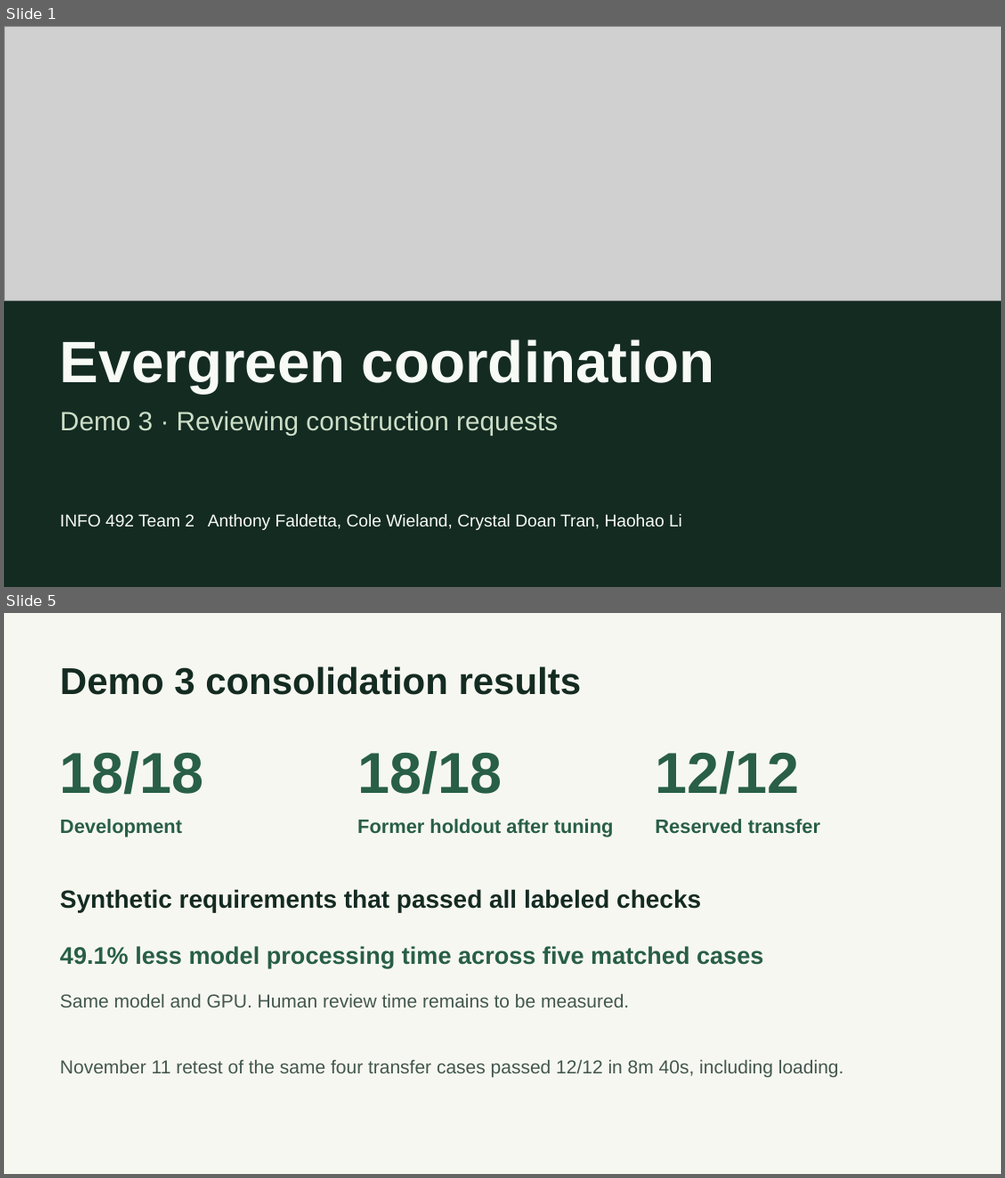
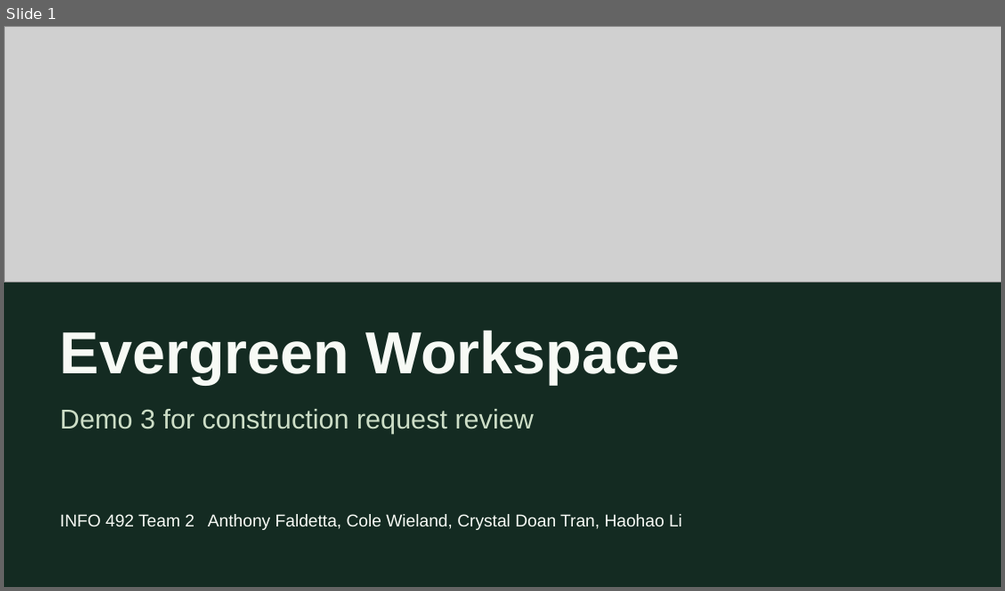
Before and after one commit to AnthonyFald/capstone-grp2, a slide deck: documents/demo-3/Demo 3 Presentation.pptx. Shown one above the other, each under a label of ours: slides 1 and 5 before the commit, slide 1 after it; the slides between them are not shown. The pictures are 1005x1178 and 1005x591 pixels, drawn with LibreOffice and Linux fonts; fonts in the diff are those of the drawing; grey boxes stand for pictures. Boxes give left, top, right and bottom in pixels: in the first picture for what was removed or moved away, otherwise in the second. Text is boxed around its words. In the diff, an @@ line names an element or a change of style, - is before the commit and + after.

Commit message:
Link live Evergreen accounts and revise Demo 3 presentation
Point the project homepage and legacy workspace landing at the verified Capstone Free sign-in. Show the signed-in intake and review workflow with actual local captures.

```diff
--- a/documents/demo-3/Demo 3 Presentation.pptx
+++ b/documents/demo-3/Demo 3 Presentation.pptx
@@ slide 5 removed at (4,613,1001,1174), background #F7F7F1 @@
@@ text removed at (60,666,582,695) @@
-Demo 3 consolidation results
@@ text removed at (60,751,204,795) @@
-18/18
@@ text removed at (357,751,502,795) @@
-18/18
@@ text removed at (655,751,799,795) @@
-12/12
@@ text removed at (60,819,182,837) @@
-Development
@@ text removed at (357,819,614,837) @@
-Former holdout after tuning
@@ text removed at (655,819,820,834) @@
-Reserved transfer
@@ text removed at (60,889,701,912) @@
-Synthetic requirements that passed all labeled checks
@@ text removed at (60,946,763,968) @@
-49.1% less model processing time across five matched cases
@@ text removed at (60,994,629,1007) @@
-Same model and GPU. Human review time remains to be measured.
@@ text removed at (60,1060,844,1078) @@
-November 11 retest of the same four transfer cases passed 12/12 in 8m 40s, including loading.
@@ slide 1 changed as well @@
@@ picture: place and size @@
-picture at (4,26,1001,301)
+picture at (4,26,1001,282)
@@ text at (60,329,680,384): text changed; size 56.2 to 57 pt @@
-Evergreen coordination
+Evergreen Workspace
@@ text at (60,409,534,434): text changed; size 25.5 to 26.2 pt @@
-Demo 3 · Reviewing construction requests
+Demo 3 for construction request review
```
Also in this commit, not shown: 6 slides added, 4 other slides removed, 7 other files.
